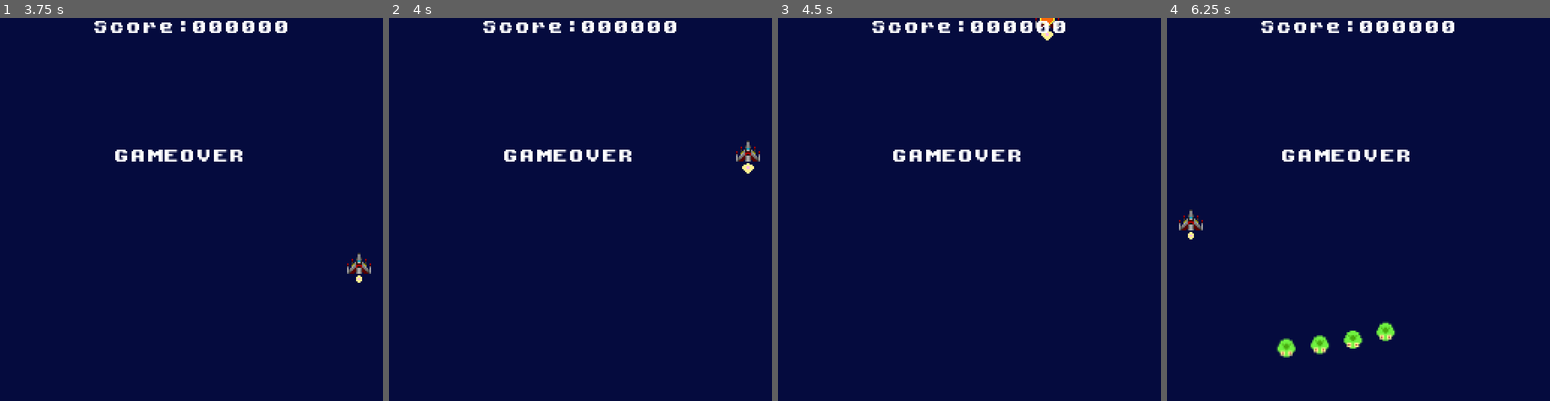
Above: before the commit, frames 1-4 (left to right).
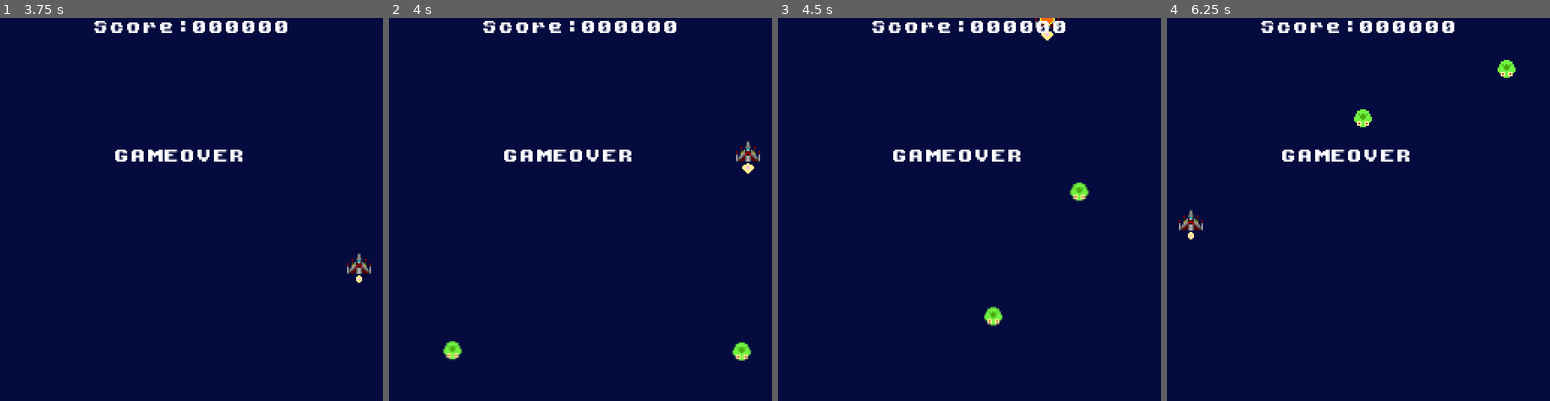
Above: after the commit, the same moments.

Repository: Edo-Hachi/GaStorm
Game: Godot game, scene res://src/Main_Node2D.tscn
Same seed, same stepped clock (60 frames per second), same inputs: the game is played once before the commit and once after it. The project has no main scene, so this scene is started directly.
Inputs:
- Up to frame 1 (3.75 s): click "Start" at 0.5 s; tap Enter at 1.25, 3.5 s; hold Right (Move_Right) 1.28-2.03 s; hold 1 (GameOver) 1.28-2.03 s; tap Space (Shot) at 2, 2.1 s; hold Down (Move_Down) 2.03-2.78 s; hold Right (Move_Right) 2.78-3.53 s; hold 2 (SpawnEnemy) 2.78-3.53 s; hold Up (Move_Up) from 3.53 s (still down); tap 1 (GameOver) at 3.6 s
- Up to frame 2 (4 s): keep holding Up (Move_Up)
- Up to frame 3 (4.5 s): release Up (Move_Up) at 4.28 s; hold Left (Move_Left) from 4.28 s (still down); hold Space (Shot) from 4.28 s (still down)
- Up to frame 4 (6.25 s): release Space (Shot) at 5.03 s; tap 2 (SpawnEnemy) at 5.1 s; release Left (Move_Left) at 5.78 s; hold Down (Move_Down) from 5.78 s (still down); hold 1 (GameOver) from 5.78 s (still down)

Frame 1 is identical in both runs. In frame 2, 0.4% of the frame differs, in the area x 14-95%, y 84-90%; in frame 3, 0.4%; in frame 4, 1.1%, in the area x 28-92%, y 10-89%.

Commit message:
Add Right Loop

Diff:
--- a/src/GameMain/Enemies/PathFollowEnemies.gd
+++ b/src/GameMain/Enemies/PathFollowEnemies.gd
@@ -1,30 +1,33 @@
 #PathFollowEnemies
 extends Node2D
 
-enum LoopTypeId {Left01=0, Right01=1}
+#enum LoopTypeId {Left01=0, Right01=1}
 
-var LoopType = LoopTypeId.Left01
+var LoopType = GlobalNode.LoopType.Left01
+#var LoopType = LoopTypeId.Left01
 var EnemyId
 var LoopId
 
 
 # Called when the node enters the scene tree for the first time.
 func _ready() -> void:
-	$LeftPath01.visible = false
-	$RightPath01.visible = false
+	#$LeftPath01.visible = true
+	#$RightPath01.visible = true
 	pass
 
 
-func SetLoopType(var looptype):
+func SetLoopType(var looptype : int):
 	LoopType = looptype
 	match LoopType:
 
-		LoopTypeId.Left01:
-			print("Loop Left 01Ready")
+		GlobalNode.LoopType.Left01:
+			pass
+			#print("Loop Left 01Ready")
 			#$LeftPath01.visible = true
 
-		LoopTypeId.Right01:
-			print("Loop right01 Ready")
+		GlobalNode.LoopType.Right01:
+			pass
+			#print("Loop right01 Ready")
 			#$RightPath01.visible = true
 
 func SetEnemyId(var enid):
@@ -35,9 +38,9 @@
 
 func _process(delta: float) -> void:
 	match LoopType:
-		LoopTypeId.Left01:
+		GlobalNode.LoopType.Left01:
 			#print("LoopType01Move")
-			$LeftPath01.visible = true
+			#$LeftPath01.visible = true
 
 			if 1 <= $LeftPath01/Path2D/PathFollow2D.unit_offset:
 				get_parent().LoopEnemyOver(EnemyId, $LeftPath01/Path2D/PathFollow2D.position)
@@ -46,7 +49,17 @@
 				$LeftPath01/Path2D/PathFollow2D.unit_offset += 0.5 * delta
 				get_parent().UpdateEnemyPos(EnemyId, $LeftPath01/Path2D/PathFollow2D.position)
 
-		LoopTypeId.Right01:
-			#print("Loop Right 1Move")
-			$LeftPath01.visible = true
-			$RightPath01/Path2D/PathFollow2D.unit_offset += 0.5 * delta
+		GlobalNode.LoopType.Right01:
+			print("Loop Right 1 Move ==============")
+			#$RightPath01.visible = true
+			#if 1 <= $RightPath01/RightPath2D/RightPathFollow2D.unit_offset:
+			if 1 <= $RightPath01/Path2D/PathFollow2D.unit_offset:
+				get_parent().LoopEnemyOver(EnemyId, $RightPath01/Path2D/PathFollow2D.position)
+				queue_free()
+			else:
+				$RightPath01/Path2D/PathFollow2D.unit_offset += 0.5 * delta
+				get_parent().UpdateEnemyPos(EnemyId, $RightPath01/Path2D/PathFollow2D.position)
+
+
+
+#			$RightPath01/Path2D/PathFollow2D.unit_offset += 0.5 * delta
--- a/src/GameMain/Enemies/PathFollowEnemies.tscn
+++ b/src/GameMain/Enemies/PathFollowEnemies.tscn
@@ -1,11 +1,16 @@
-[gd_scene load_steps=4 format=2]
+[gd_scene load_steps=5 format=2]
 
 [ext_resource path="res://src/GameMain/Enemies/PathFollowEnemies.gd" type="Script" id=1]
-[ext_resource path="res://src/GameMain/Enemies/Enemy_Area2D.tscn" type="PackedScene" id=2]
+[ext_resource path="res://asset/Image/Enemy/EnemyGreen.png" type="Texture" id=2]
 
 [sub_resource type="Curve2D" id=1]
 _data = {
 "points": PoolVector2Array( 0, 0, 0, 0, 20, 222, -14.5756, 49.8933, 14.5756, -49.8933, 190, 178, 48.7721, 37.2798, -48. …(323 unchanged characters)…
+}
+
+[sub_resource type="Curve2D" id=2]
+_data = {
+"points": PoolVector2Array( 0, 0, 0, 0, 248, 226, 0, 0, 0, 0, 119, 193, 0, 0, 0, 0, 97, 103, 0, 0, 0, 0, 142, 53, 0, 0, 0, 0, 227, 34 )
 }
 
 [node name="PathFollowEnemies" type="Node2D"]
@@ -18,23 +23,25 @@
 
 [node name="PathFollow2D" type="PathFollow2D" parent="LeftPath01/Path2D"]
 position = Vector2( 20, 222 )
-rotation = -0.253264
+rotation = 0.0264305
 loop = false
 
-[node name="Sprite" type="Sprite" parent="LeftPath01/Path2D/PathFollow2D"]
+[node name="EnemyGreen" type="Sprite" parent="LeftPath01/Path2D/PathFollow2D"]
+visible = false
+rotation = -1.5708
+texture = ExtResource( 2 )
 
 [node name="RightPath01" type="Node2D" parent="."]
-visible = false
 
 [node name="Path2D" type="Path2D" parent="RightPath01"]
-position = Vector2( 246, 3 )
-scale = Vector2( -1, 1 )
-curve = SubResource( 1 )
+curve = SubResource( 2 )
 
 [node name="PathFollow2D" type="PathFollow2D" parent="RightPath01/Path2D"]
-position = Vector2( 20, 222 )
-rotation = -0.253264
+position = Vector2( 248, 226 )
+rotation = -2.89115
 loop = false
 
-[node name="Enemy_R01" parent="RightPath01/Path2D/PathFollow2D" instance=ExtResource( 2 )]
+[node name="EnemyGreen" type="Sprite" parent="RightPath01/Path2D/PathFollow2D"]
 visible = false
+rotation = -1.5708
+texture = ExtResource( 2 )
--- a/src/GameMain/GameMain_Node2D.gd
+++ b/src/GameMain/GameMain_Node2D.gd
@@ -14,16 +14,12 @@
 		{"Cmd" : "Init_g"},	#グローバルタイマ
 
 		#{"Cmd" : "Wait_s", "Time" : 3},
-		{"Cmd" : "Wait_g", "Time" : 3},
+		{"Cmd" : "Wait_g", "Time" : 1},
 
 		{"Cmd" : "Wait_f", "Time" : 3},
-		{"Cmd" : "LoopEnmy", "Type" : 0},
-		{"Cmd" : "Wait_f", "Time" : 3},
-		{"Cmd" : "LoopEnmy", "Type" : 0},
-		{"Cmd" : "Wait_f", "Time" : 3},
-		{"Cmd" : "LoopEnmy", "Type" : 0},
-		{"Cmd" : "Wait_f", "Time" : 3},
-		{"Cmd" : "LoopEnmy", "Type" : 0},
+		{"Cmd" : "LoopEnmy", "Type" : GlobalNode.LoopType.Right01},
+		{"Cmd" : "LoopEnmy", "Type" : GlobalNode.LoopType.Left01},
+		#{"Cmd" : "LoopEnmy", "Type" : 0},
 
 		{"Cmd" : "End"}
 	]
@@ -99,9 +95,13 @@
 				print("GrobalTime Process ", Seq["Time"], "Time")
 				SeqPtr+=1
 
+		#{"Cmd" : "LoopEnmy", "Type" : GlobalNode.LoopType.Left01},
+
 		"LoopEnmy":
 			print("LoopEnemyType:", Seq["Type"])
-			LoopEnemySpawn(0)
+			#var aa : int = Seq["Type"]
+			LoopEnemySpawn(Seq["Type"])
+			#LoopEnemySpawn(0)
 
 			SeqPtr+=1
 
@@ -113,7 +113,7 @@
 
 
 #--------------------------------------------
-func LoopEnemySpawn(var LoopType):
+func LoopEnemySpawn(var LoopType : int):
 	var EnemyManage = ENEMY_MANAGE.new()
 
 	var ListMax = EnemyManageList.size()
@@ -133,7 +133,6 @@
 	var enid = ScnEnemy.get_instance_id()
 	ScnEnemy.SetEnemyId(enid)
 	add_child(ScnEnemy)
-
 
 	EnemyManage.EnemyId = enid
 	EnemyManage.LoopId = loopid
--- a/src/GlobalNode.gd
+++ b/src/GlobalNode.gd
@@ -10,6 +10,8 @@
 
 var GameMainSceneID = 0
 
+enum LoopType {Left01=0, Right01}
+
 # Called when the node enters the scene tree for the first time.
 func _ready() -> void:
 	pass
